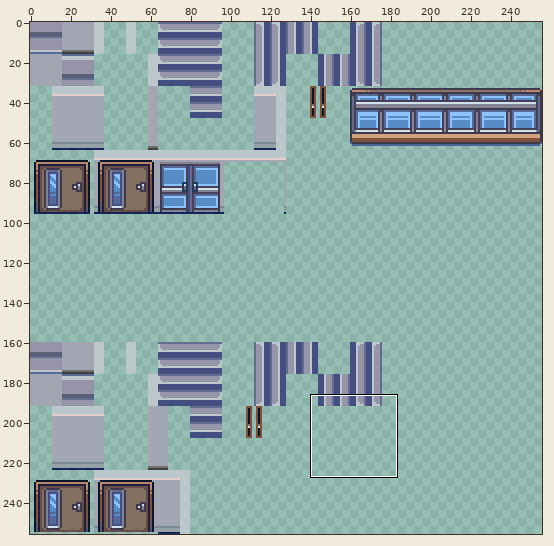
Two states of a sprite sheet, Teacher's Game/USV/Tilemap/extra.png. Above, an overview of the earlier version with the close-up marked.
Close-up. Before the edit:
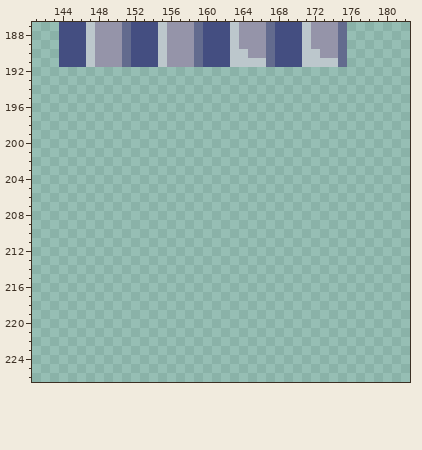
The file is 256x256 pixels. Shown: x 141..182, y 187..226. The commit also changed other parts of the picture, which this record leaves out.
After the commit:
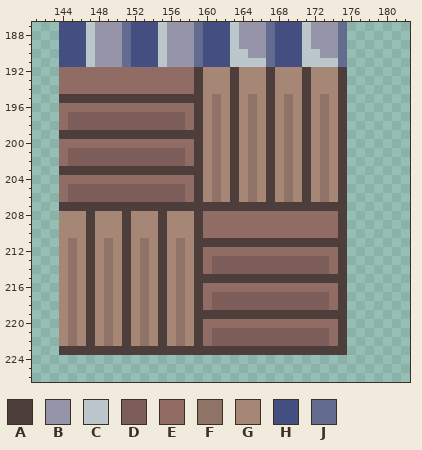
Palette (. is transparent): A #4d3e3c  B #9594a9  C #bcc7cc  D #7c5d59  E #906c65  F #8e7366  G #a68674  H #444e81  J #636b8e
What changed:
The author put colour A in rows 192 to 194 at x 159, 163, 167, 171 and 175; in row 195 at x 144 to 159, 163, 167, 171 and 175; in rows 196 to 198 at x 159, 163, 167, 171 and 175; in row 199 at x 144 to 159, 163, 167, 171 and 175; in rows 200 to 202 at x 159, 163, 167, 171 and 175; in row 203 at x 144 to 159, 163, 167, 171 and 175.
The author put colour A in rows 204 to 206 at x 159, 163, 167, 171 and 175; in row 207 at x 144 to 175; in rows 208 to 210 at x 147, 151, 155, 159 and 175; in row 211 at x 147, 151, 155 and 159 to 175; in rows 212 to 214 at x 147, 151, 155, 159 and 175; in row 215 at x 147, 151, 155 and 159 to 175.
The author put colour A in rows 216 to 218 at x 147, 151, 155, 159 and 175; in row 219 at x 147, 151, 155 and 159 to 175; in rows 220 to 222 at x 147, 151, 155, 159 and 175; in row 223 at x 144 to 175.
The author put colour D in rows 197 to 198 at x 145 to 157; in rows 201 to 202 at x 145 to 157; in rows 205 to 206 at x 145 to 157; in rows 213 to 214 at x 161 to 173; in rows 217 to 218 at x 161 to 173; in rows 221 to 222 at x 161 to 173.
The author put colour E in rows 192 to 194 at x 144 to 158; in row 196 at x 144 to 158; in rows 197 to 198 at x 144 and 158; in row 200 at x 144 to 158; in rows 201 to 202 at x 144 and 158; in row 204 at x 144 to 158.
The author put colour E in rows 205 to 206 at x 144 and 158; in rows 208 to 210 at x 160 to 174; in row 212 at x 160 to 174; in rows 213 to 214 at x 160 and 174; in row 216 at x 160 to 174; in rows 217 to 218 at x 160 and 174.
The author put colour E in row 220 at x 160 to 174; in rows 221 to 222 at x 160 and 174.
The author put colour F in rows 195 to 206 at x 161, 165, 169 and 173; in rows 211 to 222 at x 145, 149, 153 and 157.
The author put colour G in rows 192 to 194 at x 160 to 162, 164 to 166, 168 to 170 and 172 to 174; in rows 195 to 206 at x 160, 162, 164, 166, 168, 170, 172 and 174; in rows 208 to 210 at x 144 to 146, 148 to 150, 152 to 154 and 156 to 158; in rows 211 to 222 at x 144, 146, 148, 150, 152, 154, 156 and 158.
